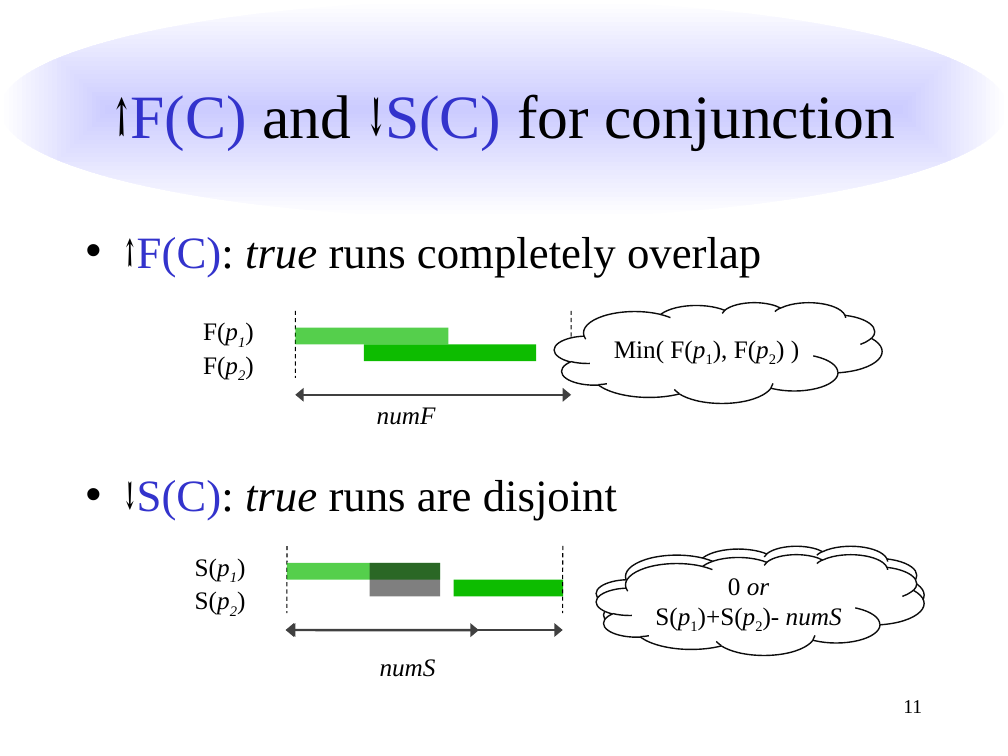
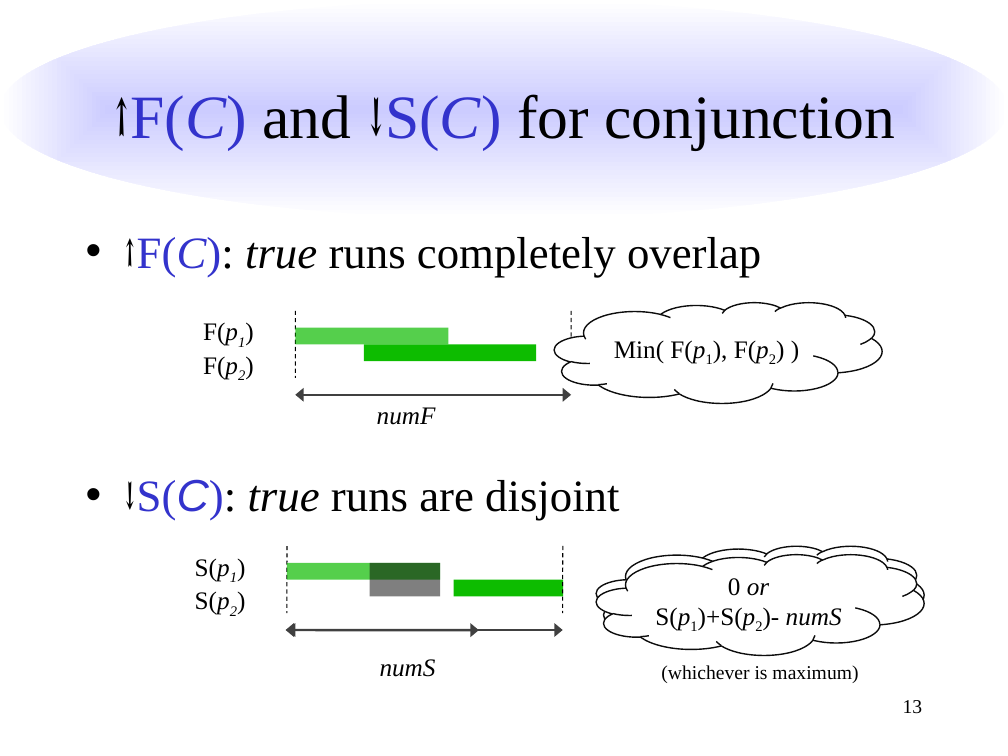
Before and after one commit to liblit/cbiexp, a slide deck: slide 13 of issta-2007/talk/issta-2007.pptx (slide 11 before the commit). Drawn at 1008x756 pixels with LibreOffice and Linux fonts; fonts in the diff are those of the drawing. Boxes give left, top, right and bottom in pixels: in the first picture for what was removed or moved away, otherwise in the second. Text is boxed around its words. In the diff, an @@ line names an element or a change of style, - is before the commit and + after.

```diff
--- a/issta-2007/talk/issta-2007.pptx
+++ b/issta-2007/talk/issta-2007.pptx
@@ title "↑F(C) and ↓S(C) for conjunction" at (113, 94, 895, 151): italic on in "↑F(C) ↓S(C)" @@
@@ text "↑F(C): true runs completely overlap" at (123, 237, 761, 278): italic on in "↑F(C):" @@
@@ text "↓S(C): true runs are disjoint" at (123, 479, 619, 521): font Times New Roman to Arial, italic on in "↓S(C):" @@
@@ text added at (661, 665, 858, 683), 14 pt, text #000000 @@
+(whichever is maximum)
@@ page number at (903, 700, 923, 714): text changed @@
-11
+13
```
Also in this commit, not shown: 15 other slides changed.
